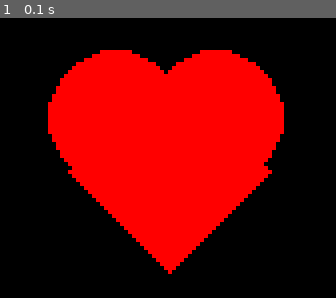
Above: before the commit, frame 1.
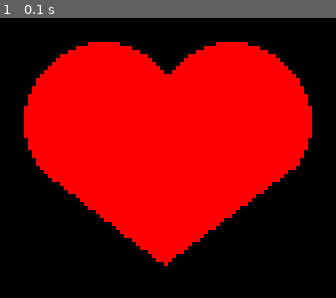
Above: after the commit, the same moment.

Repository: saegl5/myprojects
Game: pygame game, started from Codes/Bucket/pygame-heart.py
Two runs of this game, one before a commit and one after it. Both use one fixed random seed, a clock stepped at 60 frames per second and the inputs below.
Inputs:
- Up to frame 1 (0.1 s): no input

The runs differ from the first frame. In frame 1, 10% of the frame differs, in the area x 7-93%, y 8-92%.

Commit message:
corrected roundoff errors

Diff:
--- a/Codes/Bucket/pygame-heart.py
+++ b/Codes/Bucket/pygame-heart.py
@@ -1,7 +1,7 @@
 import pygame, math
 pygame.init()
 
-BLACK = (0, 0 ,0)
+BACKGROUND = (0, 0 ,0)
 RED = (255, 0, 0)
 
 size = (100, 100)
@@ -9,26 +9,35 @@
 done = False
 clock = pygame.time.Clock()
 position = (50, 50) # define x- and y-coordinates
-size = 100 # define percentage
+multiple = 4 # define multiple (0-5)
 
 while not done:
     for event in pygame.event.get():
         if event.type == pygame.QUIT:
             done = True
-    screen.fill(BLACK)
+    screen.fill(BACKGROUND)
     # --- Drawing code
-    # Polygon
-    p_top = (position[0], position[1]-size/4)
-    p_right = (position[0]+size/4, position[1])
-    p_bottom = (position[0], position[1]+size/4)
-    p_left = (position[0]-size/4, position[1])
-    pygame.draw.polygon(screen, RED, [p_top, p_right, p_bottom, p_left], width=0)
-    # Circles
+    # Utilizing Pythagorean triple 3:4:5 to mitigate errors
+    # Doubling multiples to mitigate errors, as well
+    # Polygon Corners
+    p_top = (position[0], position[1]-3*2*multiple)
+    p_right = (position[0]+4*2*multiple, position[1])
+    p_bottom = (position[0], position[1]+3*2*multiple)
+    p_left = (position[0]-4*2*multiple, position[1])
+    # Circle Center
     c_top_left = ((p_left[0]+p_top[0])/2, (p_left[1]+p_top[1])/2)
     c_top_right = ((p_top[0]+p_right[0])/2, (p_top[1]+p_right[1])/2)
-    r = size/4*math.sqrt(2)/2 # from trigonometric ratios of 45-45-90 degree triangles
+    # Circle Radius
+    r = 5*2*multiple*1/2
+    # Draw Circles
     pygame.draw.circle(screen, RED, c_top_left, radius=r, width=0)
     pygame.draw.circle(screen, RED, c_top_right, radius=r, width=0)
+    # Cut Each Circle into Semi-Circles
+    # (includes corrections to any remaining errors)
+    pygame.draw.polygon(screen, BACKGROUND, [(p_top[0]-1, p_top[1]), (p_right[0]-1, p_right[1]-1), (p_bottom[0]-1, p_bottom[1]+6*multiple), (p_left[0], p_left[1]-1)], width=0)
+    # Draw Polygon
+    # (includes corrections to any remaining errors)
+    pygame.draw.polygon(screen, RED, [(p_top[0]-1, p_top[1]), (p_right[0]-1, p_right[1]-1), (p_bottom[0]-1, p_bottom[1]-1), (p_left[0], p_left[1]-1)], width=0)
     # ----------------
     pygame.display.flip()
     clock.tick(60)
